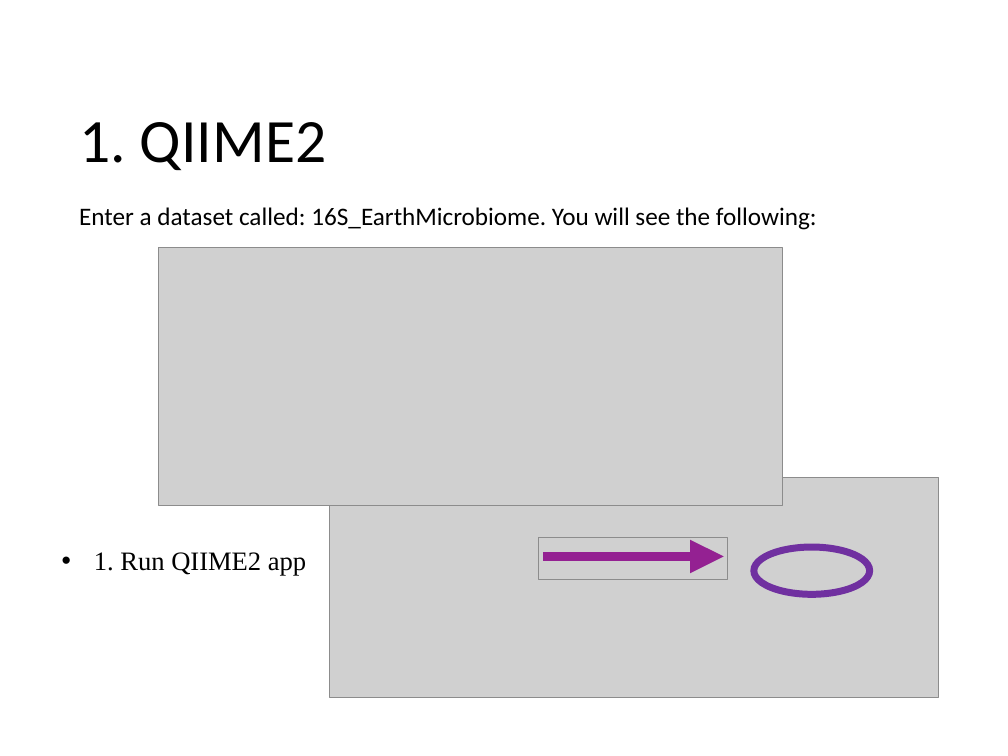
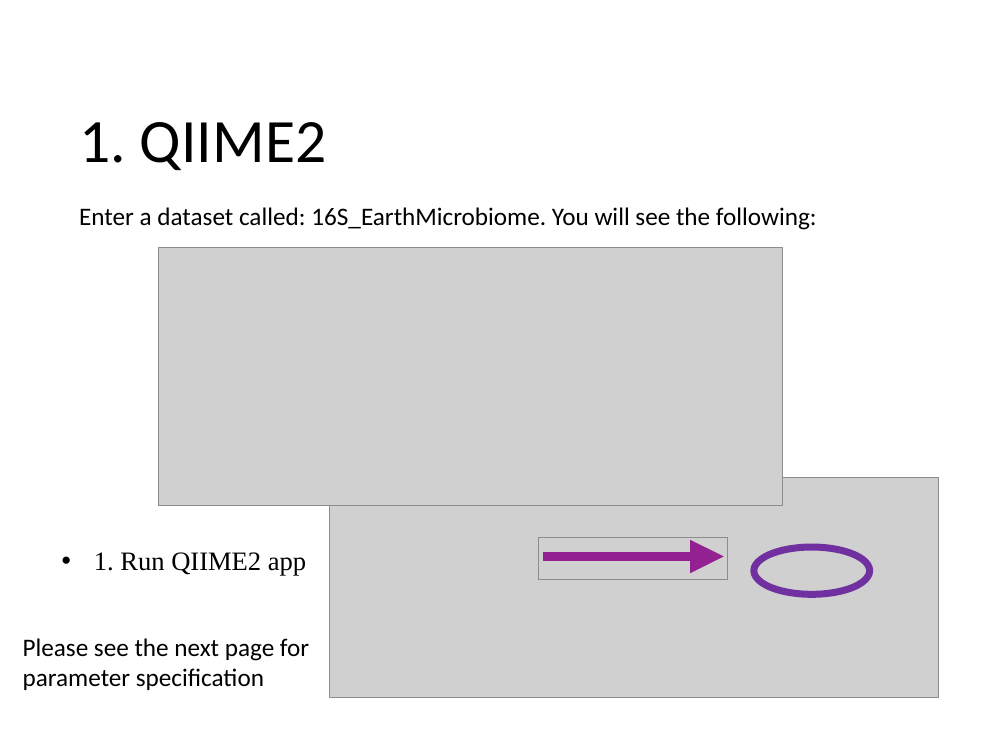
Before and after one commit to zajacn/metagenomics_course_FGCZ, a slide deck: slide 4 of QIIME2.pptx. Drawn at 1008x756 pixels with LibreOffice and Linux fonts; fonts in the diff are those of the drawing; grey boxes stand for pictures; background and template pictures are left out. Boxes give left, top, right and bottom in pixels: in the first picture for what was removed or moved away, otherwise in the second. Text is boxed around its words. In the diff, an @@ line names an element or a change of style, - is before the commit and + after.

```diff
--- a/QIIME2.pptx
+++ b/QIIME2.pptx
@@ text added at bbox=[23, 638, 309, 690], 18 pt, text #000000 @@
+Please see the next page for parameter specification
```
Also in this commit, not shown: 2 other slides changed, 2 other files.
